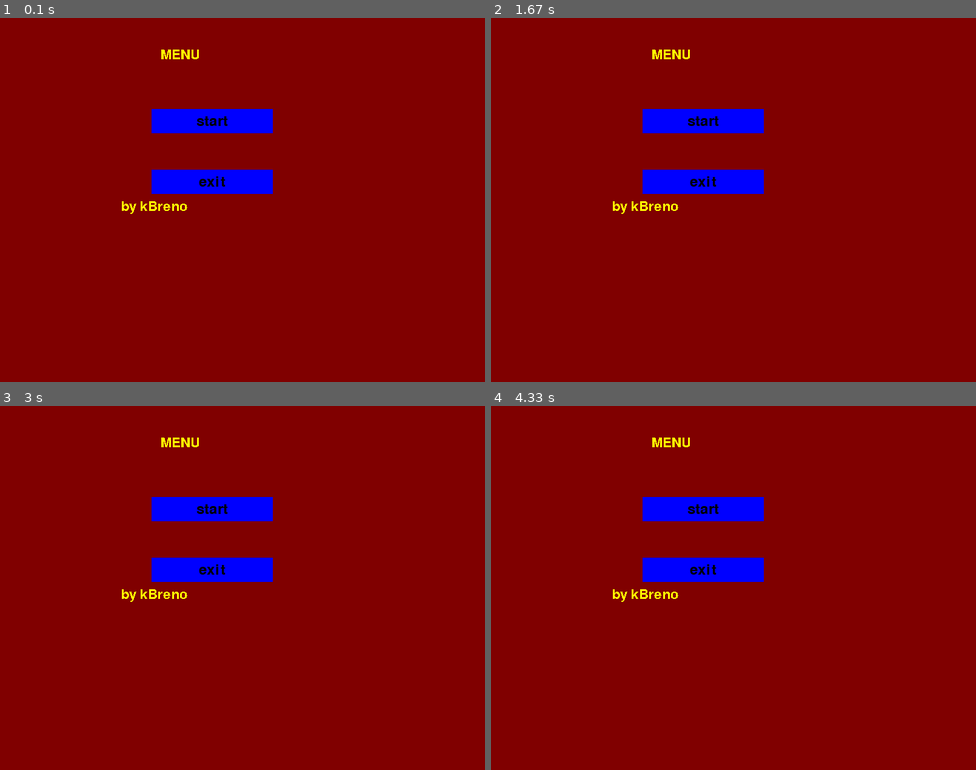
Above: before the commit, frames 1-4 (two rows, left to right).
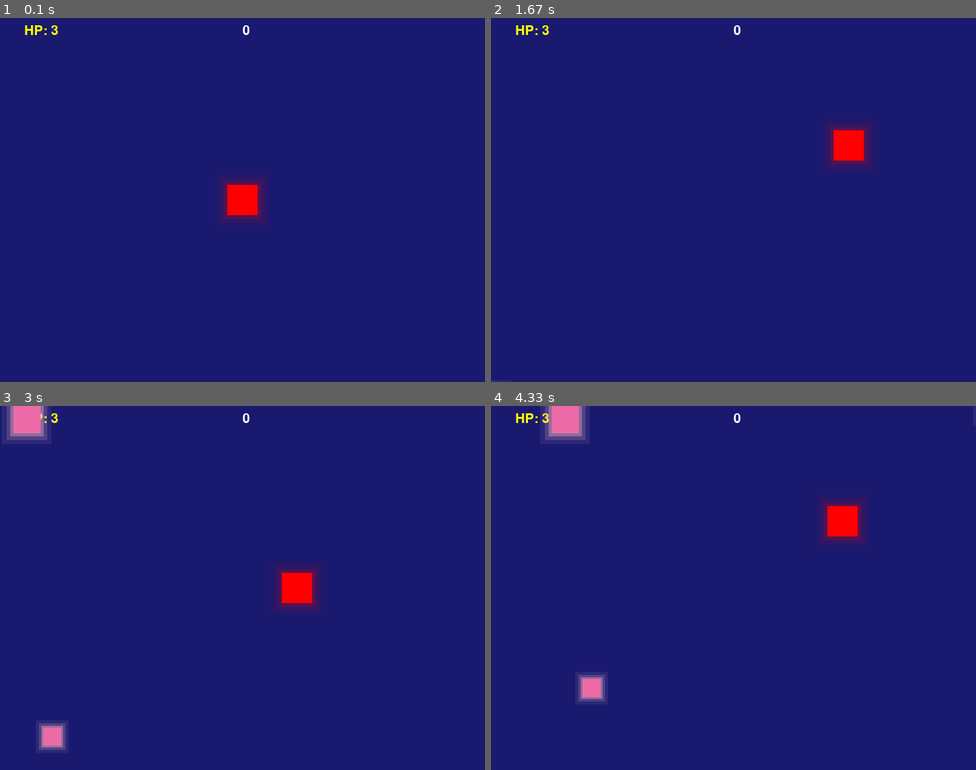
Above: after the commit, the same moments.

Repository: ricardobr3no/space-shooter-pygame
Game: pygame game, started from setup.py
The game is run twice, just before and just after one commit, with the same random seed, the same clock (stepped at 60 frames per second) and the same inputs.
Inputs (mouse positions are in pixels of both pictures, inside the frame that each line leads up to):
- Up to frame 1 (0.1 s): no input
- Up to frame 2 (1.67 s): click (733, 200) at 0.38 s; hold Right 0.67-1.13 s; move the mouse to (714, 214) at 0.7 s; hold Up 1.17-1.47 s; hold Right from 1.5 s (still down)
- Up to frame 3 (3 s): release Right at 1.97 s; hold Left 2-2.53 s; hold Down 2.57-2.87 s; hold Left from 2.9 s (still down)
- Up to frame 4 (4.33 s): release Left at 3.3 s; hold Up 3.33-3.7 s; hold Right from 3.73 s (still down)

The runs differ from the first frame. In frame 1, 100% of the frame differs, in the area x 0-100%, y 0-100%; in frame 2, 100%; in frame 3, 100%; in frame 4, 100%.

Commit message:
feat: adicionei glow

Diff:
--- a/setup.py
+++ b/setup.py
@@ -8,11 +8,11 @@
 pygame.init()
 pygame.font.init()
 
+# telas
 menu = Menu()
 main = Main(menu)
-# telas
 
 if __name__ == "__main__":
     game = Game(menu)
-    game.run(menu)
+    game.run(main)
     ...
--- a/src/config/settings.py
+++ b/src/config/settings.py
@@ -1,3 +1,7 @@
+import pygame
+
 SCREEN_SIZE: tuple = (800, 600)
 GAME_TITLE: str = "space shooter - pygame"
 FPS: int = 60
+
+TELA = pygame.display.set_mode(SCREEN_SIZE)
--- a/src/config/world.py
+++ b/src/config/world.py
@@ -0,0 +1,53 @@
+from random import randrange
+import pygame
+
+
+TRANSPARENTE = (200, 200, 200)
+
+
+def creat_glow(
+    win: pygame.Surface,
+    sprite,
+    offset: tuple = (0, 0),
+    glow_color: tuple | str = TRANSPARENTE,
+    intensity: int = 1,
+    # n_layers: int = 1,
+    glow_scale: float = 1,
+):
+    """
+    o efeito de glow consiste em adicionar à uma superficie, varias camadas com diferentes tonalidades e opacidade
+    """
+    size_surface = sprite_size = sprite.rect.size[0]
+    # radius = glow_scale * sprite_size
+
+    position = (
+        sprite.rect.x + offset[0],
+        sprite.rect.y + offset[1],
+    )
+
+    for layer in range(1, 5):
+        glow_surface = pygame.Surface((size_surface, size_surface))
+        glow_surface.fill(glow_color)
+
+        size_surface = glow_surface.get_size()[0]
+        glow_surface.set_alpha(intensity)
+
+        # pygame.draw.circle(
+        #     surface=glow_surface,
+        #     color="red",
+        #     center=(
+        #         position[0] - size_surface // 2,
+        #         position[1] - size_surface // 2,
+        #     ),
+        #     radius=size_surface // 2,
+        # )
+
+        win.blit(
+            glow_surface,
+            (
+                position[0] - size_surface // 2 + sprite_size // 2,
+                position[1] - size_surface // 2 + sprite_size // 2,
+            ),
+        )
+        intensity //= 2
+        size_surface *= glow_scale
--- a/src/screens/main.py
+++ b/src/screens/main.py
@@ -2,17 +2,16 @@
 
 # entities
 from src.sprites.player import Player
-from src.sprites.enemys import Enemy
+from src.sprites.enemys import Enemy_1, Enemy_2
 from src.sprites.walls import Wall
 
 # ui
 # from ui.buttons import Button
-from src.config.settings import SCREEN_SIZE, GAME_TITLE
+from src.config.settings import SCREEN_SIZE, GAME_TITLE, FPS, TELA
+from src.config.world import creat_glow
 
 # math
 from random import choice
-
-# from .menu import Menu
 
 
 class Main:
@@ -23,7 +22,6 @@
 
     def load(self):
         # config
-        self.tela = pygame.display.set_mode(SCREEN_SIZE)
         pygame.display.set_caption(GAME_TITLE)
         self.running = True
         self.clock = pygame.time.Clock()
@@ -59,17 +57,24 @@
     def spawn_enemys(self, spawn_rate: float, dt: float):
         self.spawn_timer += dt
         if self.spawn_timer >= spawn_rate:
+            # choicing spawn location
             spawn_range_x = choice((-30, SCREEN_SIZE[0] + 30))
             spawn_range_y = choice((-20, SCREEN_SIZE[1] + 30))
 
-            new_enemy = Enemy(spawn_range_x, spawn_range_y, self.player)
-            self.enemy_group.add(new_enemy)
+            # choicing enemy type
+            choiced_enemy = choice(
+                [
+                    Enemy_1(spawn_range_x, spawn_range_y, self.player),
+                    Enemy_2(spawn_range_x, spawn_range_y, self.player),
+                ]
+            )
+            self.enemy_group.add(choiced_enemy)
             self.spawn_timer = 0
 
     def mainloop(self):
 
         while self.running:
-            dt = self.clock.tick(60) / 1_000
+            dt = self.clock.tick(FPS) / 1_000
 
             self.spawn_enemys(1.3, dt)
 
@@ -78,7 +83,8 @@
                     self.running = False
                     exit()
                 if event.type == pygame.MOUSEBUTTONDOWN and event.button == 1:
-                    self.bullets_group.add(self.player.shoot_bullet())
+                    shooted_bullet = self.player.shoot_bullet()
+                    self.bullets_group.add(shooted_bullet)
 
             # update
             self.player_group.update(dt)
@@ -133,14 +139,43 @@
                 self.player_last_position = self.player.rect.x, self.player.rect.y
 
             # redraw
-            self.tela.fill("midnightblue")
+            TELA.fill("midnightblue")
 
-            self.player_group.draw(self.tela)
-            self.bullets_group.draw(self.tela)
-            self.enemy_group.draw(self.tela)
+            TELA.blit(self.score_label, (SCREEN_SIZE[0] // 2, 10))
+            TELA.blit(self.hp_label, (40, 10))
 
-            self.tela.blit(self.score_label, (SCREEN_SIZE[0] // 2, 10))
-            self.tela.blit(self.hp_label, (40, 10))
+            for bullet in self.bullets_group.sprites():
+                creat_glow(
+                    win=TELA,
+                    sprite=bullet,
+                    offset=(0, 0),
+                    glow_color="red",
+                    intensity=100,
+                    glow_scale=2.5,
+                )
+
+            for enemy in self.enemy_group.sprites():
+                creat_glow(
+                    win=TELA,
+                    sprite=enemy,
+                    offset=(0, 0),
+                    glow_color="pink",
+                    intensity=180,
+                    glow_scale=1.23,
+                )
+
+            creat_glow(
+                win=TELA,
+                sprite=self.player,
+                glow_color="red",
+                intensity=80,
+                glow_scale=1.23,
+            )
+
+            self.player_group.draw(TELA)
+            self.bullets_group.draw(TELA)
+            self.enemy_group.draw(TELA)
+
             pygame.display.flip()
 
         # encerra loop da tela atual com break e inicia o proximo
--- a/src/screens/menu.py
+++ b/src/screens/menu.py
@@ -2,7 +2,7 @@
 
 # ui
 from src.ui.buttons import Button
-from src.config.settings import SCREEN_SIZE, GAME_TITLE
+from src.config.settings import SCREEN_SIZE, GAME_TITLE, FPS, TELA
 from .main import Main
 
 
@@ -13,7 +13,6 @@
 
     def load(self):
         # config
-        self.tela = pygame.display.set_mode(SCREEN_SIZE)
         pygame.display.set_caption(GAME_TITLE)
         self.clock = pygame.time.Clock()
         font = pygame.font.SysFont(name="comic sans", size=32)
@@ -55,7 +54,7 @@
     def mainloop(self):
 
         while self.running:
-            self.clock.tick(60)
+            self.clock.tick(FPS)
             # event loop
             for event in pygame.event.get():
                 if event.type == pygame.QUIT:
@@ -70,14 +69,13 @@
 
             # logic
             self.button_group.update()
-
             # redraw
-            self.tela.fill(self.background_color)
-            self.tela.blit(
+            TELA.fill(self.background_color)
+            TELA.blit(
                 self.texto_menu,
                 (self.screen_width // 2 + self.texto_menu.get_size()[0], 50),
             )
-            self.tela.blit(self.texto_creditos, (self.screen_width // 2, 300))
-            self.button_group.draw(self.tela)
+            TELA.blit(self.texto_creditos, (self.screen_width // 2, 300))
+            self.button_group.draw(TELA)
 
             pygame.display.flip()
--- /dev/null
+++ b/src/screens/teste.py
@@ -0,0 +1,30 @@
+import pygame
+
+pygame.init()
+
+# Criando a tela
+screen = pygame.display.set_mode((800, 600))
+
+# Criando uma superfície para o círculo
+circle_surface = pygame.Surface((300, 300))
+circle_surface.fill((255, 255, 255))  # Preenchendo com branco
+
+# Desenhando o círculo na superfície
+pygame.draw.circle(
+    circle_surface, (0, 0, 255), (150, 150), 100
+)  # Círculo azul com raio 100 no centro
+
+# Posicionando a superfície na tela
+screen.blit(circle_surface, (250, 150))
+
+# Atualizando a tela
+pygame.display.flip()
+
+# Loop principal do jogo (simplificado)
+running = True
+while running:
+    for event in pygame.event.get():
+        if event.type == pygame.QUIT:
+            running = False
+
+pygame.quit()
--- a/src/sprites/enemys.py
+++ b/src/sprites/enemys.py
@@ -2,18 +2,17 @@
 import math
 
 
-class Enemy(pygame.sprite.Sprite):
+class Enemy_1(pygame.sprite.Sprite):
     def __init__(self, x, y, player):
         super().__init__()
-        self.size = 35
+        self.size = 30
         self.image = pygame.Surface((self.size, self.size))
         self.image.fill("hotpink2")  # Cor vermelha
         self.rect = self.image.get_rect()
         self.rect.x = x
         self.rect.y = y
-        self.speed = 50
+        self.speed = 60
         self.target_player = player
-        # self.dir = self.get_player_direction(x, y, player)
 
     def get_player_direction(self, fromX: int, fromY: int, player):
         angle = math.atan2(player.rect.y - fromY, player.rect.x - fromX)
@@ -28,3 +27,22 @@
 
         self.rect.x += dx * self.speed * dt
         self.rect.y += dy * self.speed * dt
+
+    def __repr__(self) -> str:
+        return "Enemy Type 1"
+
+
+class Enemy_2(Enemy_1):
+    def __init__(self, x, y, player):
+        super().__init__(x, y, player)
+        self.size = 45
+        self.speed = 40
+        self.update_image()
+
+    def update_image(self):
+        self.image = pygame.Surface((self.size, self.size))
+        self.image.fill("hotpink2")
+        self.rect = self.image.get_rect()
+
+    def __repr__(self) -> str:
+        return "Enemy Type 2"
